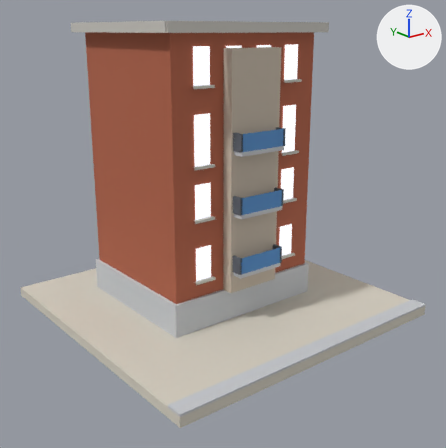
An edit to the glTF model public/models/v2/05_lod1.glb, drawn before and after from the same camera.
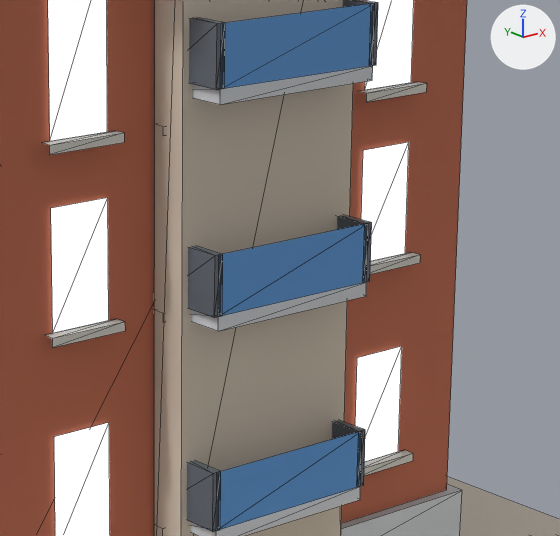
Old and new are each drawn whole from a 50 mm camera at (-1.167, -1.496, 0.875) aimed at (-0.011, -0.052, 0.297) and again close up on the part from 41% to 75% of the width and 28% to 62% of the height. The axes (+X, +Y, +Z) are drawn at upper right. The lights are the same throughout. The older version's two pictures come first. The close-ups show mesh edges as thin lines. Vertices at exactly the same position are counted once.

Names of what the first close-up shows: 'b05_v2_lod1'.
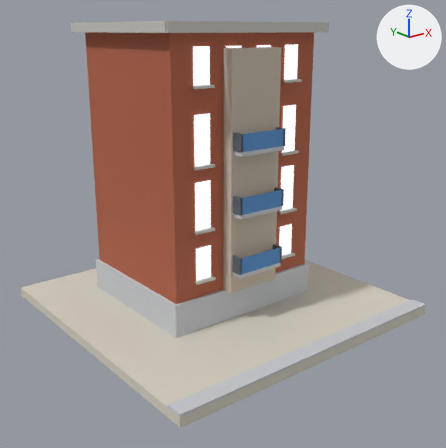
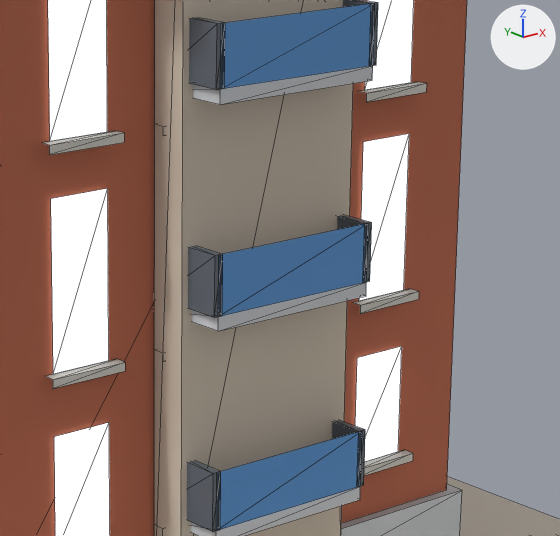
Pixel boxes (x1, y1, x2, y2) of what changed, in the close-ups (560 x 536 px; the box of a moved part takes in the faces that stretch with it):
```json
{"part": 1, "of": "me_b05_v2_lod1", "change": "moved or reshaped", "before": [44, 319, 125, 348], "after": [45, 359, 125, 389]}
{"part": 2, "of": "me_b05_v2_lod1", "change": "moved or reshaped", "before": [370, 252, 420, 274], "after": [353, 289, 419, 314]}
{"part": 3, "of": "me_b05_v2_lod1", "change": "moved or reshaped", "before": [51, 142, 409, 333], "after": [51, 134, 409, 374]}
```

The change, as JSON lines over the scene's bpy script:
```json
{"block": "me_b05_v2_lod1", "where": "me_b05_v2_lod1.from_pydata(...)  # 308 vertices, 282 faces; spans x -0.48..0.48, y -0.48..0.48, z 0.0..0.898"}
{"block": "me_b05_v2_lod1", "where": "# used by ob_b05_v2_lod1; location = (0.0, 0.0, 0.0)"}
{"block": "me_b05_v2_lod1", "where": "# before: 206 (-0.192, -0.153, 0.369) at pixel (52, 333), 207 (-0.137, -0.153, 0.369) at pixel (108, 320), 208 (-0.137, -0.153, 0.469) at pixel (107, 197), 209 (-0.192, -0.153, 0.469) at pixel (50, 208), 210 (-0.082, -0.153, 0.369)"}
{"block": "me_b05_v2_lod1", "where": "# before: 211 (-0.027, -0.153, 0.369), 212 (-0.027, -0.153, 0.469), 213 (-0.082, -0.153, 0.469), 214 (0.027, -0.153, 0.369), 215 (0.082, -0.153, 0.369)"}
{"block": "me_b05_v2_lod1", "where": "# before: 216 (0.082, -0.153, 0.469), 217 (0.027, -0.153, 0.469), 218 (0.137, -0.153, 0.369), 219 (0.192, -0.153, 0.369) at pixel (405, 253), 220 (0.192, -0.153, 0.469) at pixel (408, 142)"}
{"block": "me_b05_v2_lod1", "where": "# before: 221 (0.137, -0.153, 0.469) at pixel (363, 150)"}
{"block": "me_b05_v2_lod1", "change": "me_b05_v2_lod1 part 1: the loose piece of 6 vertices spanning x -0.2..-0.129, y -0.163..-0.153, z 0.361..0.369 is moved by (0.0, 0.0, -0.033)"}
{"block": "me_b05_v2_lod1", "change": "me_b05_v2_lod1 part 2: the loose piece of 6 vertices spanning x 0.129..0.2, y -0.163..-0.153, z 0.361..0.369 is moved by (0.0, 0.0, -0.033)"}
{"block": "me_b05_v2_lod1", "change": "me_b05_v2_lod1 part 3"}
{"op": "add", "block": "me_b05_v2_lod1", "code": "for i in [206, 207, 210, 211, 214, 215, 218, 219]: me_b05_v2_lod1.vertices[i].co += Vector((0.0, 0.0, -0.033))"}
{"op": "add", "block": "me_b05_v2_lod1", "code": "for i in [208, 209, 212, 213, 216, 217, 220, 221]: me_b05_v2_lod1.vertices[i].co += Vector((0.0, 0.0, 0.007))"}
```
